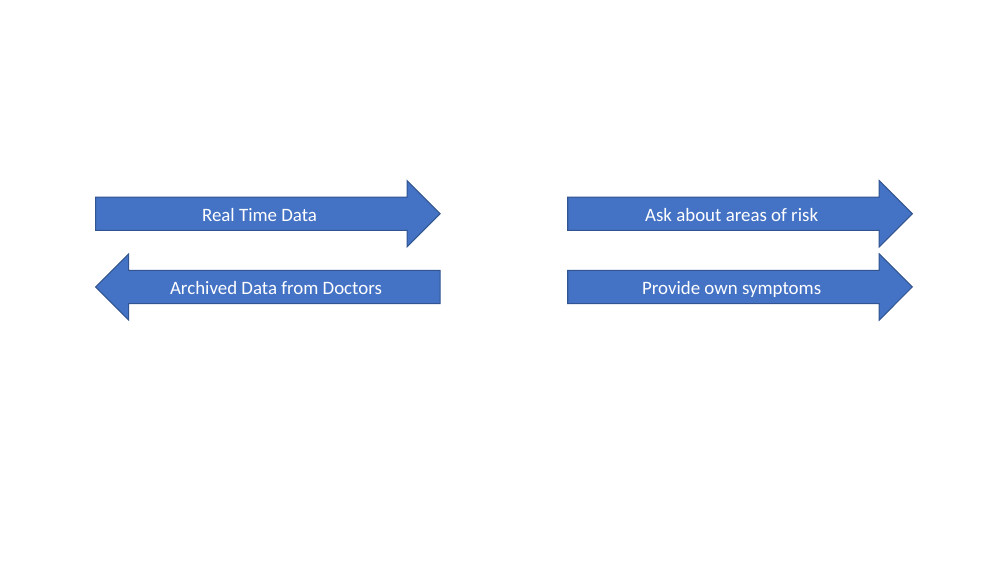
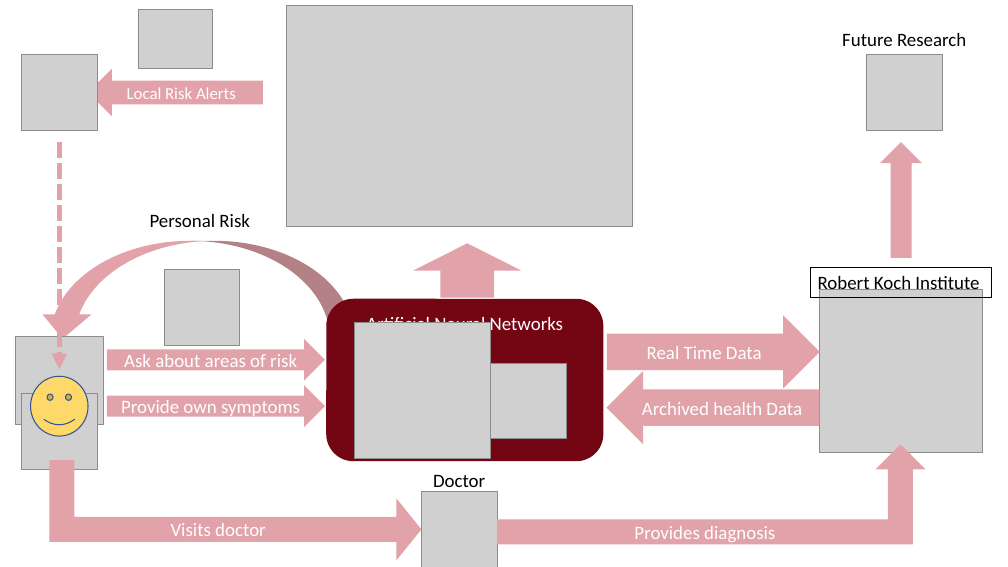
Before and after one commit to vkakerbeck/DieInfluenza, a slide deck: slide 1 of Presi aux.pptx (slide 9 before the commit). Drawn at 1008x567 pixels with LibreOffice and Linux fonts; fonts in the diff are those of the drawing; grey boxes stand for pictures. Boxes give left, top, right and bottom in pixels: in the first picture for what was removed or moved away, otherwise in the second. Text is boxed around its words. In the diff, an @@ line names an element or a change of style, - is before the commit and + after.

```diff
--- a/Presi aux.pptx
+++ b/Presi aux.pptx
@@ picture added at (287,6,632,227) @@
@@ text added at (842,33,966,46), 18 pt, text #000000 @@
+Future Research
@@ picture added at (867,54,942,130) @@
@@ group added at (22,9,262,369): 2 pictures, 1 right arrow, 1 arrow @@
+Local Risk Alerts
@@ up arrow added at (880,142,923,258), fill #E1A2A9 @@
@@ text added at (150,214,250,227), 18 pt, text #000000 @@
+Personal Risk
@@ curved up arrow added at (38,241,354,340), fill #E1A2A9 @@
@@ right arrow removed at (96,254,441,321) @@
-Archived Data from Doctors
@@ right arrow added at (413,243,521,298), fill #E1A2A9 @@
@@ rectangle added at (811,267,992,297), outline #000000 1 pt, 18 pt, text #000000 @@
+Robert Koch Institute
@@ picture added at (164,270,240,346) @@
@@ rounded rectangle added at (327,299,604,461), fill #740614, 18 pt, text #FFFFFF @@
+Artificial Neural Networks
@@ picture added at (820,289,983,452) @@
@@ picture added at (355,322,491,458) @@
@@ right arrow "Real Time Data": place and size @@
-right arrow "Real Time Data" at (96,181,441,247)
+right arrow "Real Time Data" at (607,315,820,389)
@@ picture added at (15,337,104,425) @@
@@ right arrow "Ask about areas of risk": place and size @@
-right arrow "Ask about areas of risk" at (568,181,913,247)
+right arrow "Ask about areas of risk" at (107,339,324,380)
@@ smiley face added at (30,377,88,436), fill #FFD966 at 98% opacity, outline #325491 1 pt @@
@@ fill #4472C4 to #E1A2A9; outline #325491 1 pt to none in 3 elements at (607,315,820,389), (107,339,324,380), (107,386,324,427) @@
@@ right arrow "Provide own symptoms": place and size @@
-right arrow "Provide own symptoms" at (568,254,913,321)
+right arrow "Provide own symptoms" at (107,386,324,427)
@@ picture added at (491,363,566,439) @@
@@ right arrow added at (606,371,820,445), fill #E1A2A9, 18 pt, text #FFFFFF @@
+Archived health Data
@@ picture added at (22,394,98,470) @@
@@ bent up arrow added at (497,445,926,544), fill #E1A2A9, 18 pt, text #FFFFFF @@
+Provides diagnosis
@@ bent up arrow added at (50,460,422,561), fill #E1A2A9 @@
@@ text added at (433,475,485,493), 18 pt, text #000000 @@
+Doctor
@@ picture added at (421,492,497,567) @@
@@ text added at (171,523,266,536), 18 pt, text #FFFFFF @@
+Visits doctor
```
Also in this commit, not shown: 8 slides removed, 2 other files.
